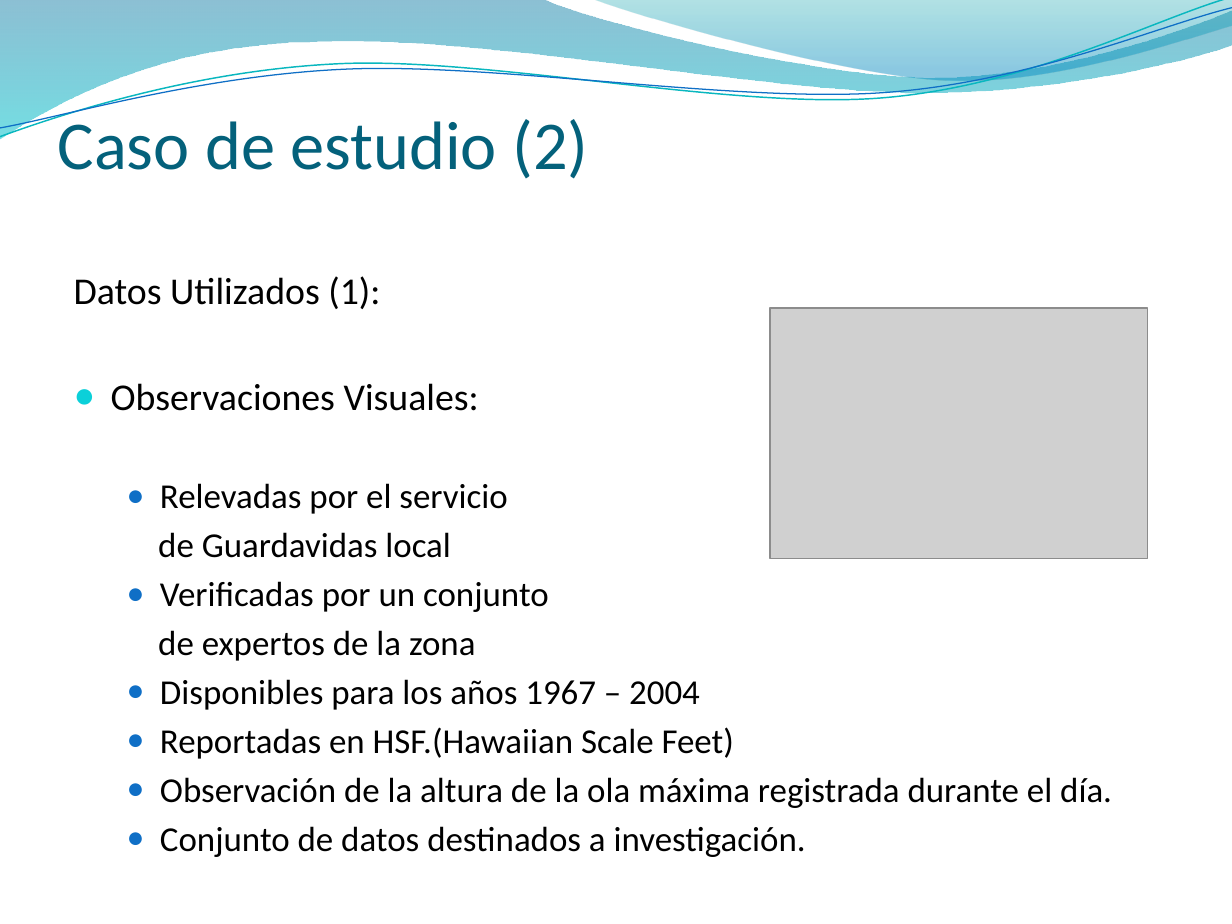
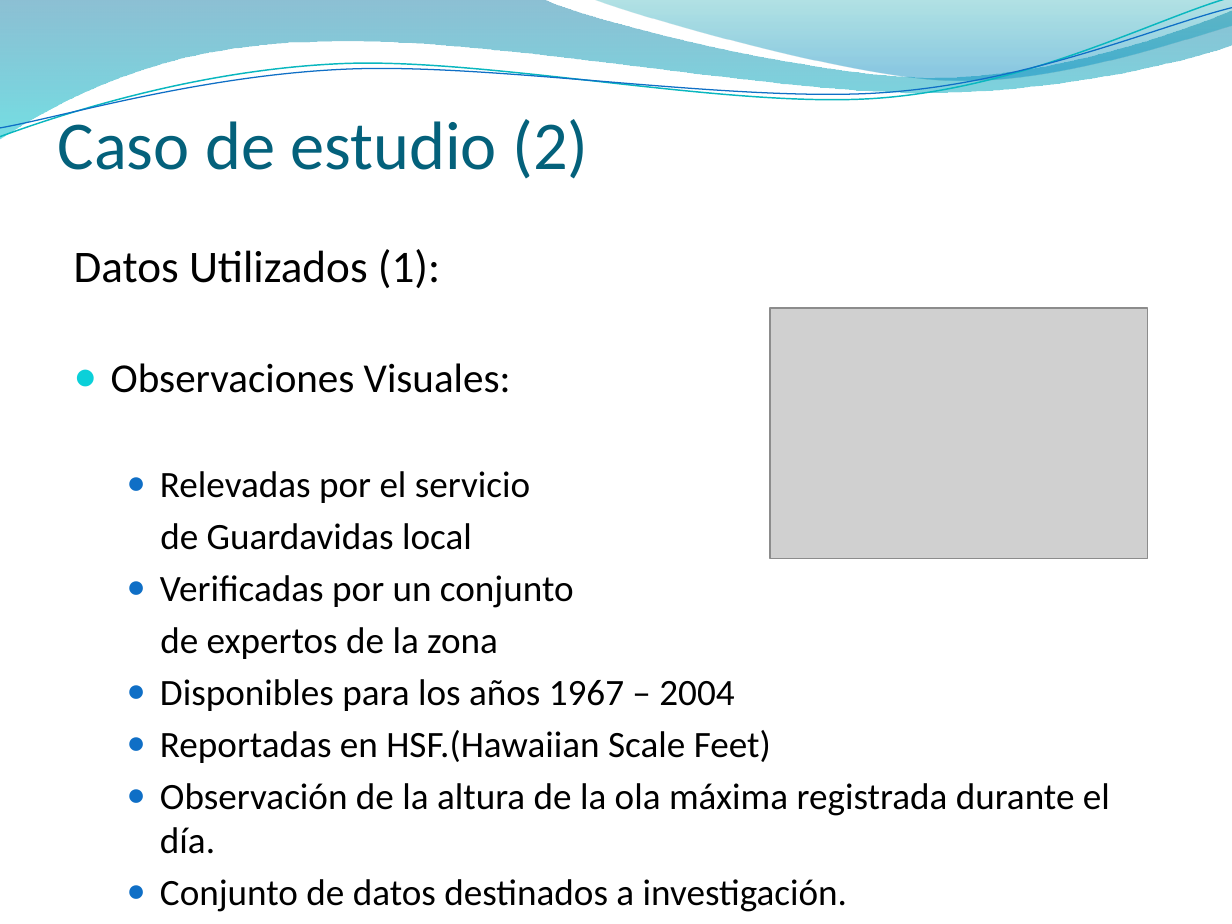
Before and after one commit to jaffadog/neuralito, a slide deck: slide 24 of neuralito/ArfGen/docs/Entregas/Informe Final/presentacion/esteban2.pptx. Drawn at 1232x924 pixels with LibreOffice and Linux fonts; fonts in the diff are those of the drawing; grey boxes stand for pictures; background and template pictures are left out. Boxes give left, top, right and bottom in pixels: in the first picture for what was removed or moved away, otherwise in the second. Text is boxed around its words. In the diff, an @@ line names an element or a change of style, - is before the commit and + after.

```diff
--- a/neuralito/ArfGen/docs/Entregas/Informe Final/presentacion/esteban2.pptx
+++ b/neuralito/ArfGen/docs/Entregas/Informe Final/presentacion/esteban2.pptx
@@ text "Datos Utilizados (1):": place and size @@
-text "Datos Utilizados (1):" at bbox=[74, 276, 1112, 857]
+text "Datos Utilizados (1):" at bbox=[74, 249, 1110, 912]
@@ text "Datos Utilizados (1):" at bbox=[74, 249, 1110, 912]: size 22.1 to 26.4 pt in "Datos Utilizados (1):"; size 22.1 to 24 pt in "Observaciones Visuales:"; size 20.4 to 21.7 pt in "Relevadas por el servicio", "de Guardavidas local", "Verificadas por un conjunto", "de expertos de la zona" and 4 more places @@
```
Also in this commit, not shown: 8 other slides changed.
